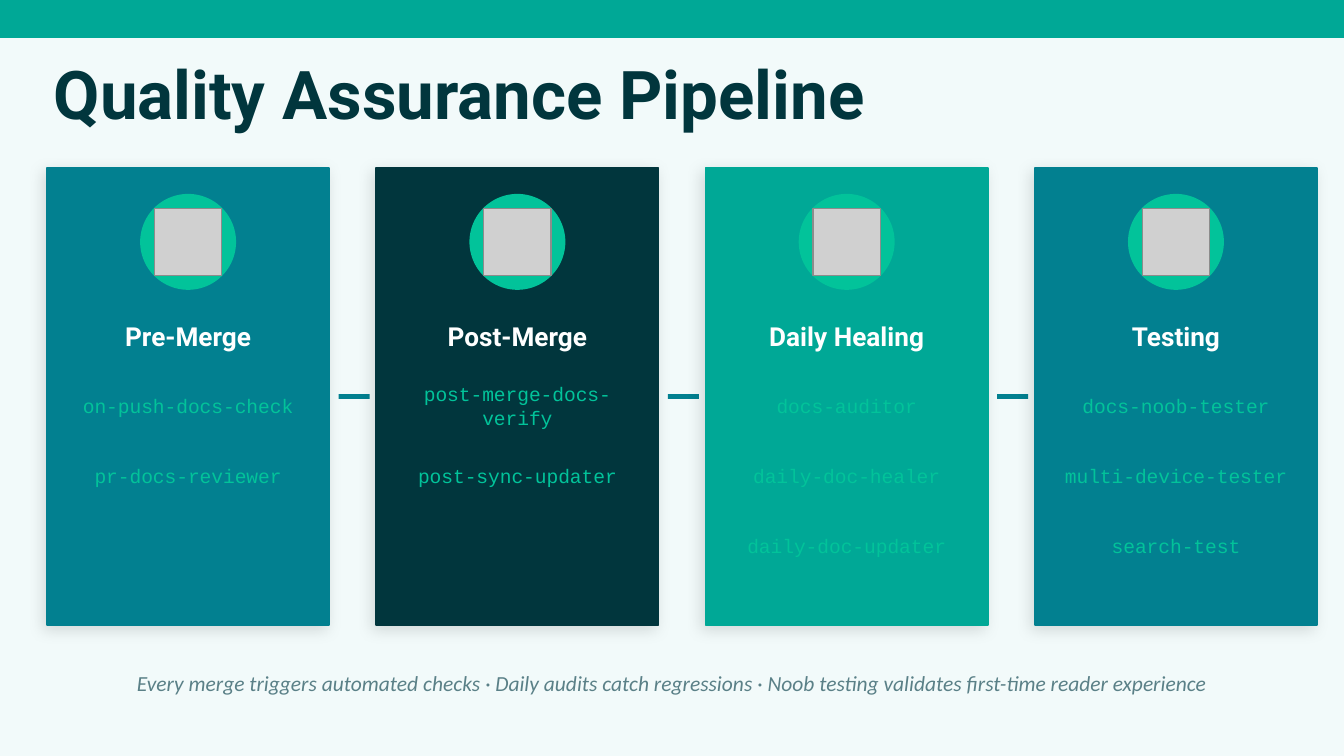
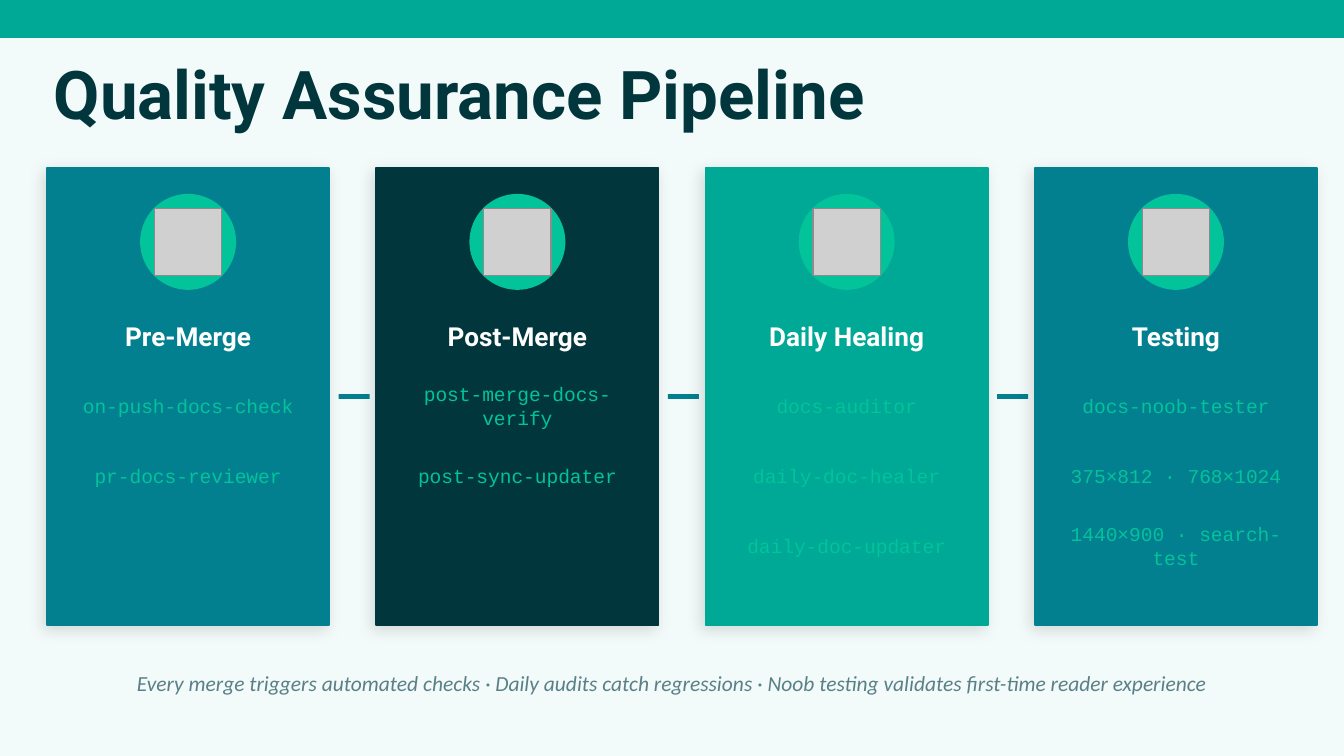
Before and after one commit to nicholasdbrady/foundry-docs, a slide deck: slide 7 of slides/foundry-docs-overview.pptx. Drawn at 1344x756 pixels with LibreOffice and Linux fonts; fonts in the diff are those of the drawing; grey boxes stand for pictures. Boxes give left, top, right and bottom in pixels: in the first picture for what was removed or moved away, otherwise in the second. Text is boxed around its words. In the diff, an @@ line names an element or a change of style, - is before the commit and + after.

```diff
--- a/slides/foundry-docs-overview.pptx
+++ b/slides/foundry-docs-overview.pptx
@@ text at (x1=1071, y1=470, x2=1282, y2=483): text changed @@
-multi-device-tester
+375×812 · 768×1024
@@ text at (x1=1071, y1=527, x2=1281, y2=565): text changed @@
-search-test
+1440×900 · search-test
```
Also in this commit, not shown: 8 other slides changed, 4 slides added, 1 slide removed, 1 other file.
